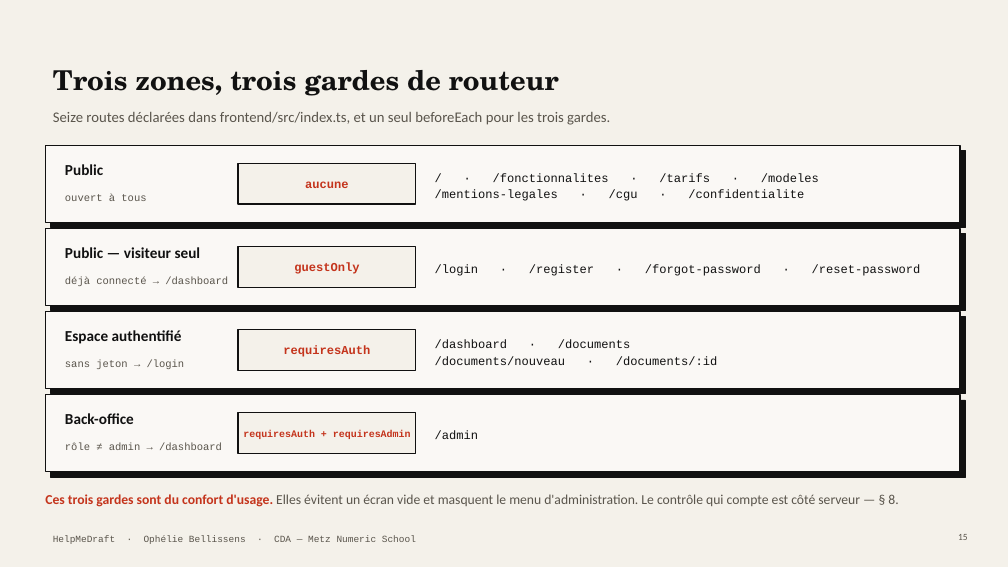
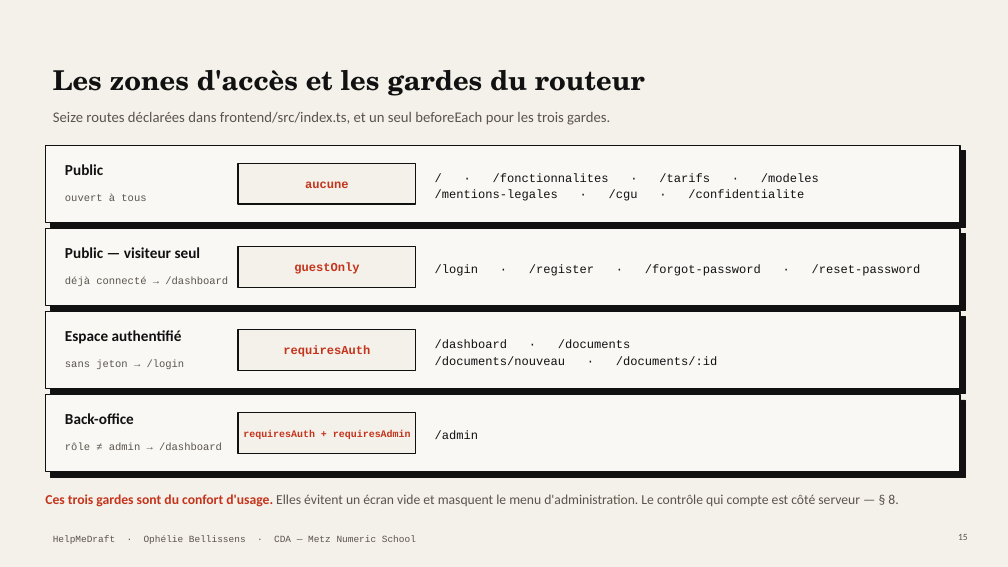
Before and after one commit to Equinoxya/HelpMeDraft---projet-fil-rouge, a slide deck: slide 15 of docs/Soutenance-HelpMeDraft.pptx. Drawn at 1008x567 pixels with LibreOffice and Linux fonts; fonts in the diff are those of the drawing. Boxes give left, top, right and bottom in pixels: in the first picture for what was removed or moved away, otherwise in the second. Text is boxed around its words. In the diff, an @@ line names an element or a change of style, - is before the commit and + after.

```diff
--- a/docs/Soutenance-HelpMeDraft.pptx
+++ b/docs/Soutenance-HelpMeDraft.pptx
@@ title at box(53, 70, 645, 96): text changed @@
-Trois zones, trois gardes de routeur
+Les zones d'accès et les gardes du routeur
```
Also in this commit, not shown: 19 other slides changed, 3 other files.
